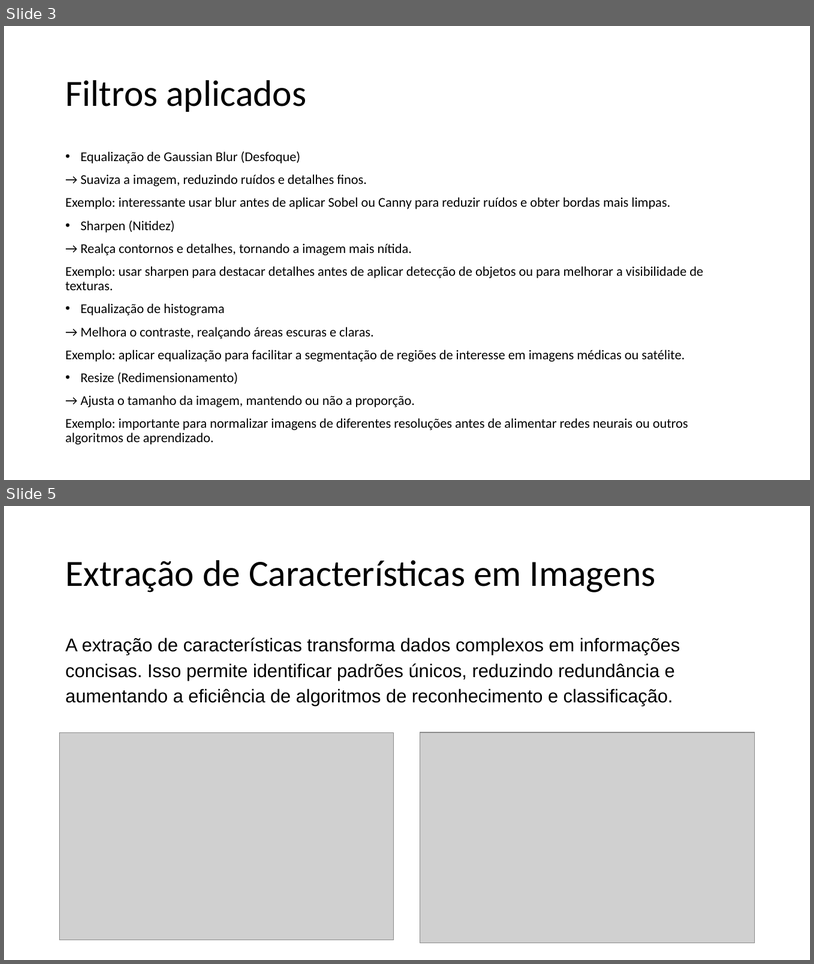
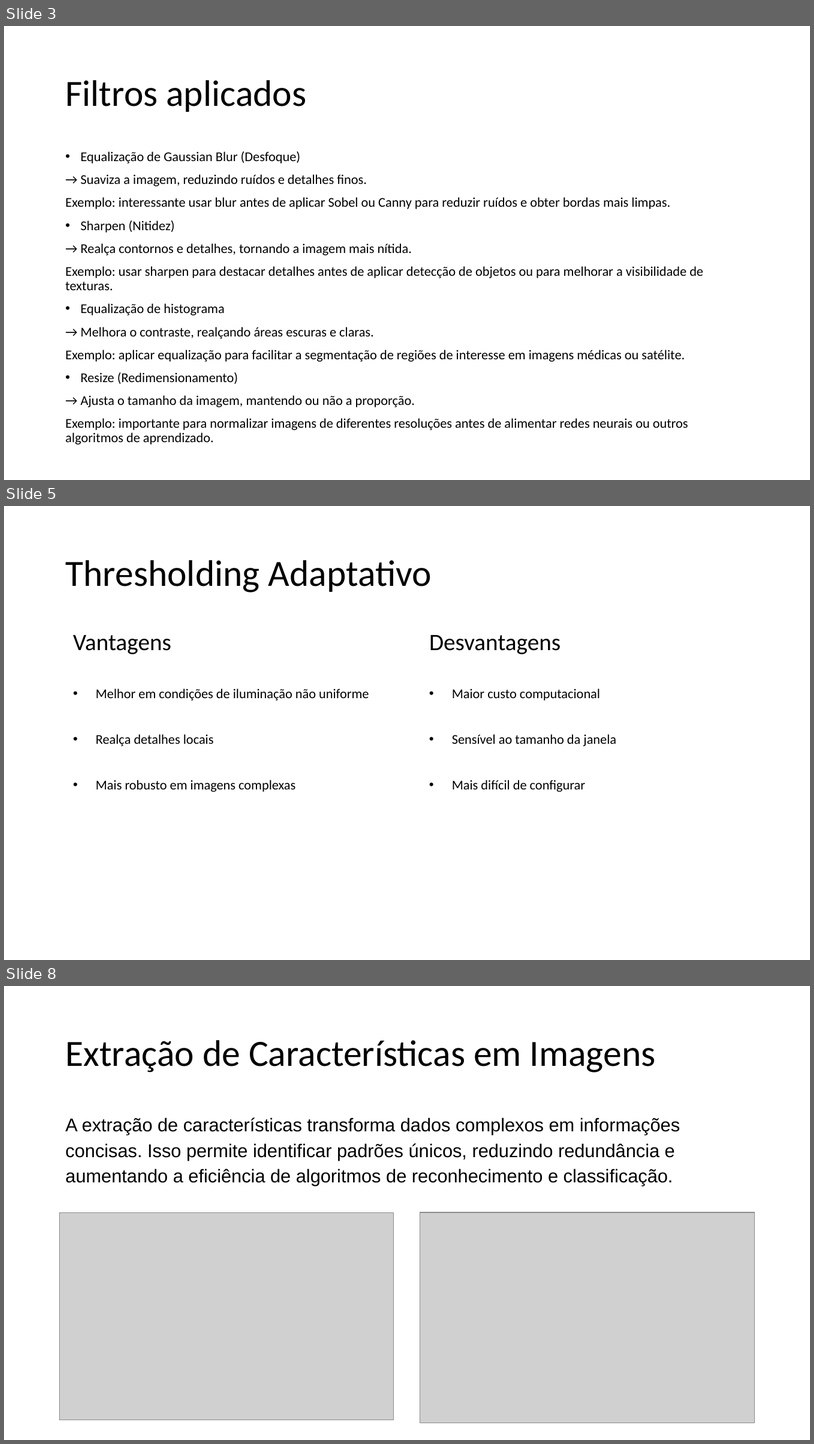
Before and after one commit to WilliamFelipeCosc/TrabalhoVisCompA1, a slide deck: Projeto Integrado de Visão Computacional e Inteligência Artificial 1.pptx. Shown one above the other, each under a label of ours: slides 3 and 5 before the commit, slides 3, 5 and 8 after it; the slides between them are not shown. The pictures are 814x964 and 814x1444 pixels, drawn with LibreOffice and Linux fonts; fonts in the diff are those of the drawing; grey boxes stand for pictures. Boxes give left, top, right and bottom in pixels: in the first picture for what was removed or moved away, otherwise in the second. Text is boxed around its words. In the diff, an @@ line names an element or a change of style, - is before the commit and + after.

Commit message:
feat: new thresholding and sobel code

```diff
--- a/Projeto Integrado de Visão Computacional e Inteligência Artificial 1.pptx
+++ b/Projeto Integrado de Visão Computacional e Inteligência Artificial 1.pptx
@@ slide 5 added at (x1=4, y1=506, x2=810, y2=960), background #FFFFFF @@
@@ title added at (x1=65, y1=560, x2=432, y2=592), 44 pt, text #000000 @@
+Thresholding Adaptativo
@@ text added at (x1=73, y1=635, x2=369, y2=792), 16 pt, text #000000 @@
+Vantagens
+• Melhor em condições de iluminação não uniforme
+• Realça detalhes locais
+• Mais robusto em imagens complexas
@@ text added at (x1=429, y1=635, x2=617, y2=792), 16 pt, text #000000 @@
+Desvantagens
+• Maior custo computacional
+• Sensível ao tamanho da janela
+• Mais difícil de configurar
@@ what was slide 5 is now slide 8 @@
```
Also in this commit, not shown: 1 slide changed, 3 other slides added, 1 slide removed, 1 other file.
